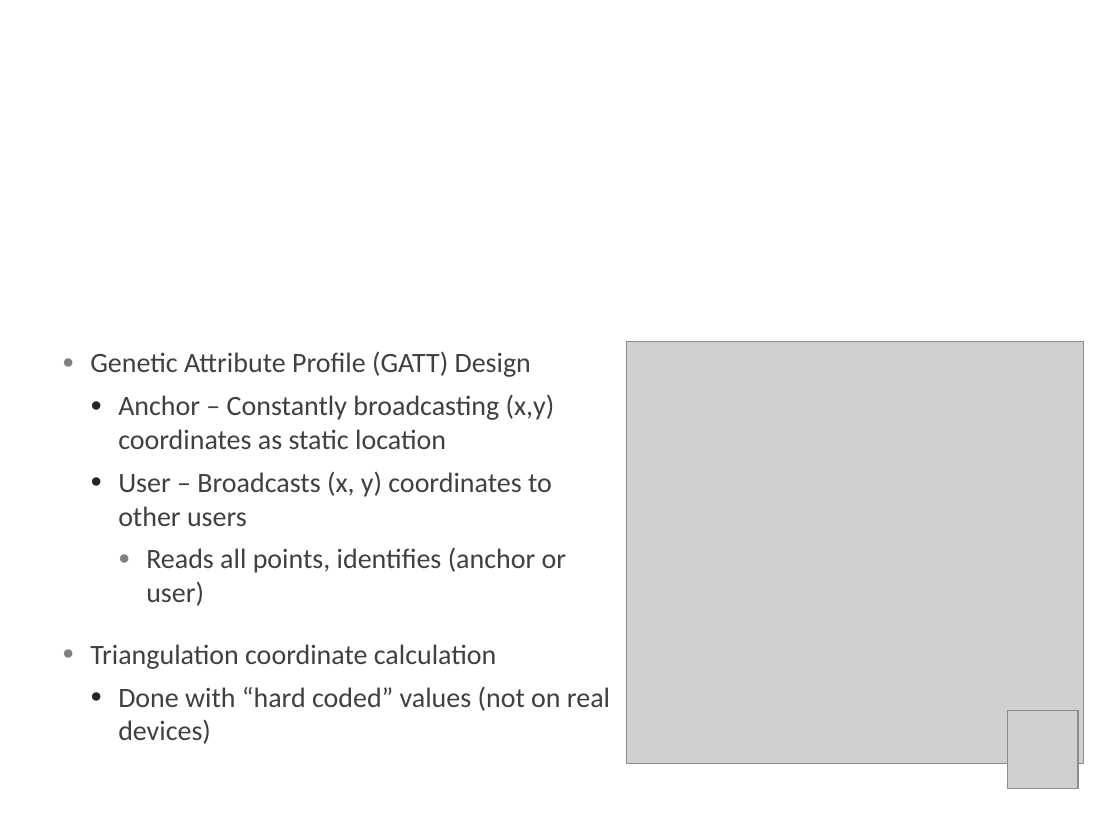
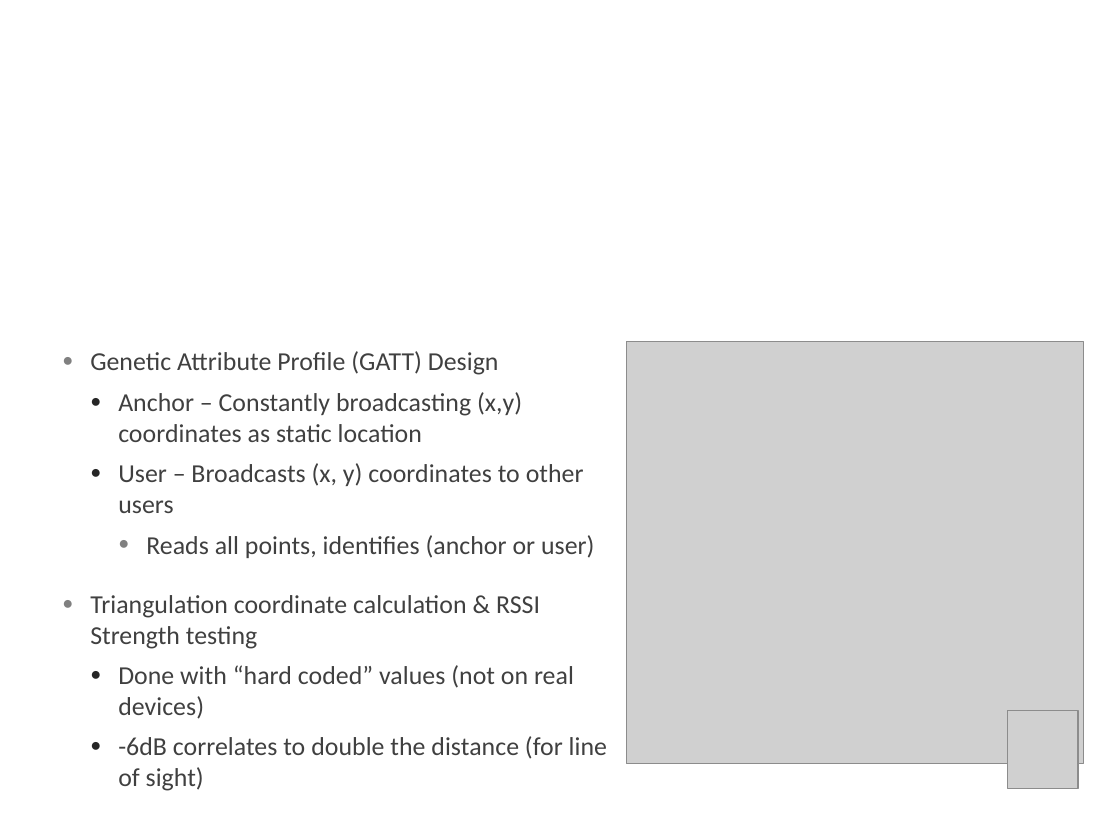
Before and after one commit to sucharitha93/DeepBLE, a slide deck: slide 4 of erkim_asood_prog_interview/progress_interview.pptx (slide 3 before the commit). Drawn at 1120x840 pixels with LibreOffice and Linux fonts; fonts in the diff are those of the drawing; grey boxes stand for pictures; background and template pictures are left out. Boxes give left, top, right and bottom in pixels: in the first picture for what was removed or moved away, otherwise in the second. Text is boxed around its words. In the diff, an @@ line names an element or a change of style, - is before the commit and + after.

```diff
--- a/erkim_asood_prog_interview/progress_interview.pptx
+++ b/erkim_asood_prog_interview/progress_interview.pptx
@@ text at [90,351,594,719]: size 18 to 16.6 pt in "Genetic Attribute Profile (GATT) Design", "Anchor – Constantly broadcasting (x,y) coordinates as ...", "User – Broadcasts (x, y) coordinates to ...", "Reads all points, identifies (anchor or user)" and 1 more places @@
@@ text at [90,595,540,649]: text changed; size 18 to 16.6 pt @@
-● Triangulation coordinate calculation
+● Triangulation coordinate calculation & RSSI Strength testing
@@ text at [118,736,607,759]: paragraph added @@
+  ● -6dB correlates to double the distance (for line of sight)
```
Also in this commit, not shown: 1 slide added, 21 other files.
